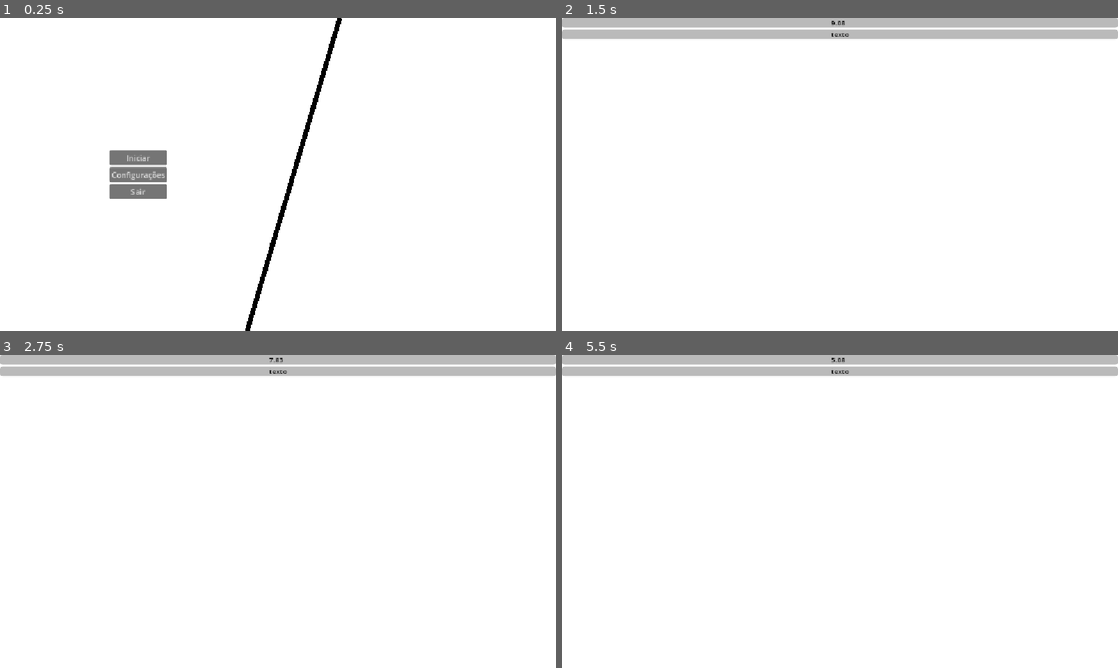
Above: before the commit, frames 1-4 (two rows, left to right).
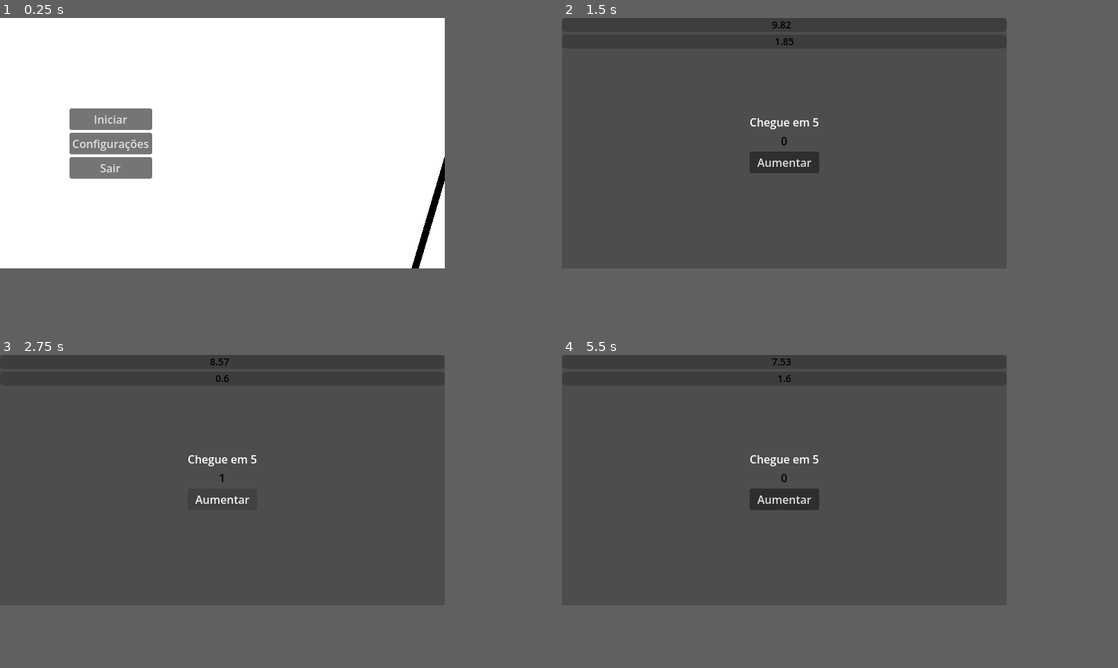
Above: after the commit, the same moments.

Repository: Magistratus-Studio/gmtk
Game: Godot game, scene res://Cenas/menu_inicial.tscn
Two runs of this game, one before a commit and one after it. Both use one fixed random seed, a clock stepped at 60 frames per second and the inputs below.
Inputs (mouse positions are in pixels of both pictures, inside the frame that each line leads up to):
- Up to frame 1 (0.25 s): no input
- Up to frame 2 (1.5 s): click "Iniciar" at 0.5 s; click (806, 174) at 1.25 s, where only the run after the commit has a clickable "Teste"
- Up to frame 3 (2.75 s): click (278, 536) at 2 s, where only the run after the commit has a clickable "Aumentar"
- Up to frame 4 (5.5 s): click (840, 536) at 2.75 s, where only the run after the commit has a clickable "Aumentar"; click (845, 511) at 3.5 s, where only the run after the commit has a clickable "wip"; click (878, 511) at 4.25 s, where only the run after the commit has a clickable "wip"; click (806, 511) at 5 s, where only the run after the commit has a clickable "Teste"
In our replay, the window is 800x450 before the commit and 640x360 after it. These sizes can differ from the game's own. Grey fills any space a smaller window leaves; there, only what the larger window draws over its background counts as a difference.

The runs differ from the first frame. In frame 1, 4.8% of the frame differs, in the area x 12-80%, y 0-100%; in frame 2, 65%; in frame 3, 65%; in frame 4, 65%, in the area x 0-100%, y 0-80%.

Commit message:
feat: esqueleto inicial da gameplay

Diff:
--- /dev/null
+++ b/gmtk/Cenas/Minijogos/minigame_template.gd
@@ -0,0 +1,17 @@
+extends Control
+
+@export var label: Label
+
+var contador: int = 0
+
+func _on_button_pressed() -> void:
+	contador += 1
+	label.text = str(contador)
+
+func _ready() -> void:
+	MinigameManagerScene.iniciar_minigame()
+
+func _process(_delta: float) -> void:
+	if contador > 4:
+		MinigameManagerScene.parar_timer_minigame()
+		get_tree().change_scene_to_packed(Globais.CENA_SELETOR)
--- /dev/null
+++ b/gmtk/Cenas/Minijogos/minigame_template.tscn
@@ -0,0 +1,47 @@
+[gd_scene format=3 uid="uid://ckch8rh6leoh2"]
+
+[ext_resource type="Script" uid="uid://q1evgn1hpqfn" path="res://Cenas/Minijogos/minigame_template.gd" id="1_6jtyk"]
+
+[sub_resource type="LabelSettings" id="LabelSettings_otrat"]
+font_color = Color(0, 0, 0, 1)
+
+[node name="MinigameTemplate" type="Control" unique_id=952263839 node_paths=PackedStringArray("label")]
+layout_mode = 3
+anchors_preset = 15
+anchor_right = 1.0
+anchor_bottom = 1.0
+grow_horizontal = 2
+grow_vertical = 2
+script = ExtResource("1_6jtyk")
+label = NodePath("VBoxContainer/Label")
+
+[node name="VBoxContainer" type="VBoxContainer" parent="." unique_id=3911797]
+layout_mode = 1
+anchors_preset = 8
+anchor_left = 0.5
+anchor_top = 0.5
+anchor_right = 0.5
+anchor_bottom = 0.5
+offset_left = -20.0
+offset_top = -20.0
+offset_right = 20.0
+offset_bottom = 20.0
+grow_horizontal = 2
+grow_vertical = 2
+
+[node name="Instrucao" type="Label" parent="VBoxContainer" unique_id=1525958409]
+layout_mode = 2
+text = "Chegue em 5"
+metadata/_edit_use_anchors_ = true
+
+[node name="Label" type="Label" parent="VBoxContainer" unique_id=808422413]
+layout_mode = 2
+text = "0"
+label_settings = SubResource("LabelSettings_otrat")
+horizontal_alignment = 1
+
+[node name="Button" type="Button" parent="VBoxContainer" unique_id=1029802817]
+layout_mode = 2
+text = "Aumentar"
+
+[connection signal="pressed" from="VBoxContainer/Button" to="." method="_on_button_pressed"]
--- a/gmtk/Cenas/inicio_jogo.tscn
+++ /dev/null
@@ -1,17 +0,0 @@
-[gd_scene format=3 uid="uid://b1a13bxuslybc"]
-
-[node name="InicioJogo" type="Control" unique_id=188329596]
-layout_mode = 3
-anchors_preset = 15
-anchor_right = 1.0
-anchor_bottom = 1.0
-grow_horizontal = 2
-grow_vertical = 2
-
-[node name="Fundo" type="ColorRect" parent="." unique_id=155421700]
-layout_mode = 1
-anchors_preset = 15
-anchor_right = 1.0
-anchor_bottom = 1.0
-grow_horizontal = 2
-grow_vertical = 2
--- a/gmtk/Cenas/menu_inicial.tscn
+++ b/gmtk/Cenas/menu_inicial.tscn
@@ -1,7 +1,7 @@
 [gd_scene format=3 uid="uid://dcrl7ywx8jwtf"]
 
 [ext_resource type="Script" uid="uid://cs5xb63jk6stj" path="res://Scripts/menu_controller.gd" id="1_4ahfv"]
-[ext_resource type="PackedScene" uid="uid://b1a13bxuslybc" path="res://Cenas/inicio_jogo.tscn" id="2_sm8o4"]
+[ext_resource type="PackedScene" uid="uid://b1a13bxuslybc" path="res://Cenas/seletor_caminho.tscn" id="2_sm8o4"]
 
 [node name="MenuInicial" type="Control" unique_id=1398046020]
 layout_mode = 3
--- a/gmtk/Cenas/minigame_manager.gd
+++ b/gmtk/Cenas/minigame_manager.gd
@@ -1,6 +1,6 @@
 extends Control
 
-signal finalizar(situacao: int)
+#signal finalizar(situacao: int)
 
 @export_category("Filhos")
 @export var timer_principal: Timer
@@ -16,16 +16,37 @@
 @export_category("Variáveis")
 @export var TIMER_TOTAL: float = 10.0
 
+var temporizador_minigame: float = 2.0
+
 func _ready() -> void:
 	self.visible = false
+	barra_timer_principal.max_value = TIMER_TOTAL
+
+func _process(_delta: float) -> void:
+	label_timer_principal.text = String.num(timer_principal.time_left, 2)
+	label_timer_minigame.text = String.num(timer_minigame.time_left, 2)
+
 
 func iniciar() -> void:
 	self.visible = true
 	timer_principal.wait_time = TIMER_TOTAL
 	timer_principal.start()
 
-func _process(_delta: float) -> void:
-	label_timer_principal.text = String.num(timer_principal.time_left, 2)
+func iniciar_minigame() -> void:
+	timer_minigame.wait_time = temporizador_minigame
+	timer_minigame.start()
+
+func pausar_timer(status: bool) -> void:
+	timer_principal.paused = status
+
+func parar_timer_minigame() -> void:
+	timer_minigame.stop()
 
 func _on_timer_principal_timeout() -> void:
-	finalizar.emit(Globais.SUCESSO)
+	#finalizar.emit(Globais.SUCESSO)
+	parar_timer_minigame()
+	get_tree().change_scene_to_packed(tela_conclusao)
+
+
+func _on_timer_minigame_timeout() -> void:
+	get_tree().change_scene_to_packed(Globais.CENA_SELETOR)
--- a/gmtk/Cenas/minigame_manager_scene.tscn
+++ b/gmtk/Cenas/minigame_manager_scene.tscn
@@ -25,10 +25,10 @@
 tela_conclusao = ExtResource("2_26w0q")
 
 [node name="TimerPrincipal" type="Timer" parent="." unique_id=1848098506]
-wait_time = 10.0
 one_shot = true
 
 [node name="TimerMinigame" type="Timer" parent="." unique_id=362766242]
+one_shot = true
 
 [node name="VBoxContainer" type="VBoxContainer" parent="." unique_id=2137940629]
 layout_mode = 1
@@ -39,7 +39,6 @@
 [node name="ProgressBarPrincipal" type="ProgressBar" parent="VBoxContainer" unique_id=27199852]
 custom_minimum_size = Vector2(0, 20)
 layout_mode = 2
-step = 1.0
 show_percentage = false
 
 [node name="ProgressBarMinigame" type="ProgressBar" parent="VBoxContainer" unique_id=355027769]
@@ -74,3 +73,4 @@
 metadata/_edit_use_anchors_ = true
 
 [connection signal="timeout" from="TimerPrincipal" to="." method="_on_timer_principal_timeout"]
+[connection signal="timeout" from="TimerMinigame" to="." method="_on_timer_minigame_timeout"]
--- /dev/null
+++ b/gmtk/Cenas/seletor_caminho.gd
@@ -0,0 +1,14 @@
+extends Control
+
+@export var cena: PackedScene
+
+func _ready() -> void:
+	MinigameManagerScene.pausar_timer(true)
+
+
+func _on_tree_exited() -> void:
+	MinigameManagerScene.pausar_timer(false)
+
+
+func _on_button_pressed() -> void:
+	get_tree().change_scene_to_packed(cena)
--- /dev/null
+++ b/gmtk/Cenas/seletor_caminho.tscn
@@ -0,0 +1,51 @@
+[gd_scene format=3 uid="uid://b1a13bxuslybc"]
+
+[ext_resource type="Script" uid="uid://bfbam7k6blmos" path="res://Cenas/seletor_caminho.gd" id="1_xfh7h"]
+[ext_resource type="PackedScene" uid="uid://ckch8rh6leoh2" path="res://Cenas/Minijogos/minigame_template.tscn" id="2_dxxym"]
+
+[node name="SeletorCaminho" type="Control" unique_id=188329596]
+layout_mode = 3
+anchors_preset = 15
+anchor_right = 1.0
+anchor_bottom = 1.0
+grow_horizontal = 2
+grow_vertical = 2
+script = ExtResource("1_xfh7h")
+cena = ExtResource("2_dxxym")
+
+[node name="Fundo" type="ColorRect" parent="." unique_id=155421700]
+layout_mode = 1
+anchors_preset = 15
+anchor_right = 1.0
+anchor_bottom = 1.0
+grow_horizontal = 2
+grow_vertical = 2
+
+[node name="HBoxContainer" type="HBoxContainer" parent="." unique_id=1308282382]
+layout_mode = 1
+anchors_preset = 8
+anchor_left = 0.5
+anchor_top = 0.5
+anchor_right = 0.5
+anchor_bottom = 0.5
+offset_left = -20.0
+offset_top = -20.0
+offset_right = 20.0
+offset_bottom = 20.0
+grow_horizontal = 2
+grow_vertical = 2
+
+[node name="Button" type="Button" parent="HBoxContainer" unique_id=237881189]
+layout_mode = 2
+text = "Teste"
+
+[node name="Button2" type="Button" parent="HBoxContainer" unique_id=1660411459]
+layout_mode = 2
+text = "wip"
+
+[node name="Button3" type="Button" parent="HBoxContainer" unique_id=1277553636]
+layout_mode = 2
+text = "wip"
+
+[connection signal="tree_exited" from="." to="." method="_on_tree_exited"]
+[connection signal="pressed" from="HBoxContainer/Button" to="." method="_on_button_pressed"]
--- a/gmtk/Cenas/tela_conclusao.tscn
+++ b/gmtk/Cenas/tela_conclusao.tscn
@@ -1,4 +1,7 @@
 [gd_scene format=3 uid="uid://b1wqa8wy5xguc"]
+
+[sub_resource type="LabelSettings" id="LabelSettings_otrat"]
+font_color = Color(0, 0, 0, 1)
 
 [node name="TelaConclusao" type="Control" unique_id=1906703916]
 layout_mode = 3
@@ -7,3 +10,27 @@
 anchor_bottom = 1.0
 grow_horizontal = 2
 grow_vertical = 2
+
+[node name="Fundo" type="ColorRect" parent="." unique_id=403322889]
+layout_mode = 1
+anchors_preset = 15
+anchor_right = 1.0
+anchor_bottom = 1.0
+grow_horizontal = 2
+grow_vertical = 2
+
+[node name="Label" type="Label" parent="." unique_id=399865288]
+layout_mode = 1
+anchors_preset = 8
+anchor_left = 0.5
+anchor_top = 0.5
+anchor_right = 0.5
+anchor_bottom = 0.5
+offset_left = -20.0
+offset_top = -11.5
+offset_right = 20.0
+offset_bottom = 11.5
+grow_horizontal = 2
+grow_vertical = 2
+text = "EBAAAA"
+label_settings = SubResource("LabelSettings_otrat")
--- a/gmtk/Scripts/Globais.gd
+++ b/gmtk/Scripts/Globais.gd
@@ -1,3 +1,4 @@
 extends Node
 
 enum {SUCESSO, FALHA}
+var CENA_SELETOR: PackedScene = load("res://Cenas/seletor_caminho.tscn")
--- a/gmtk/project.godot
+++ b/gmtk/project.godot
@@ -22,8 +22,16 @@
 
 [display]
 
-window/stretch/mode="canvas_items"
+window/size/viewport_width=640
+window/size/viewport_height=360
+window/stretch/mode="viewport"
 window/stretch/aspect="expand"
+window/stretch/scale_mode="integer"
+
+[global_group]
+
+minigame="minigame atualmente carregado"
+seletor=""
 
 [physics]
 
Not shown, added: gmtk/Cenas/Minijogos/minigame_template.gd.uid
Not shown, added: gmtk/Cenas/seletor_caminho.gd.uid
